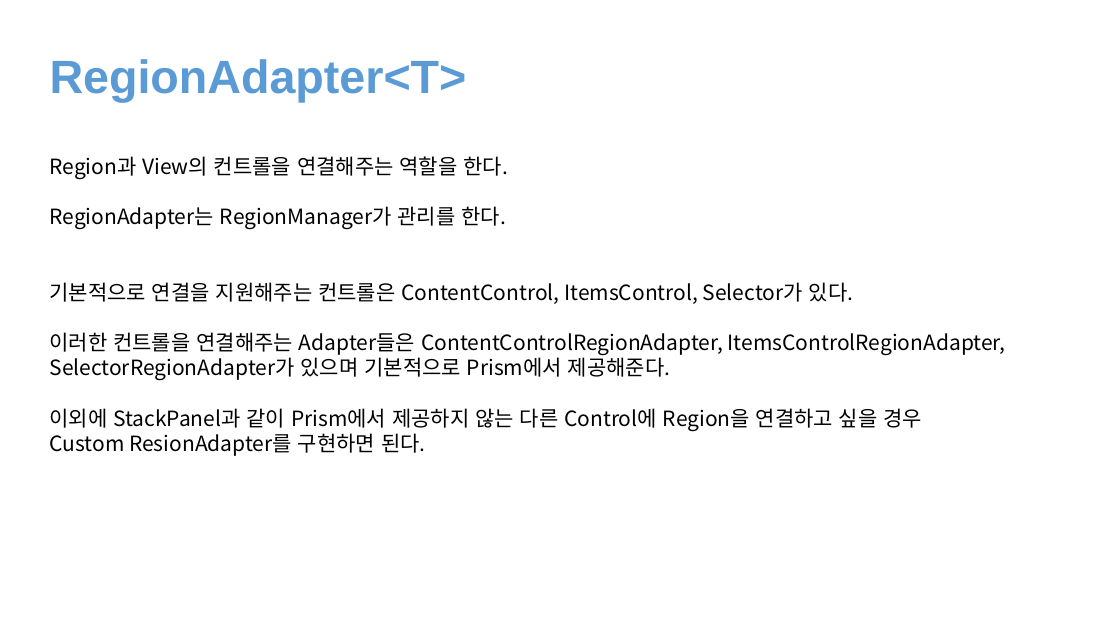
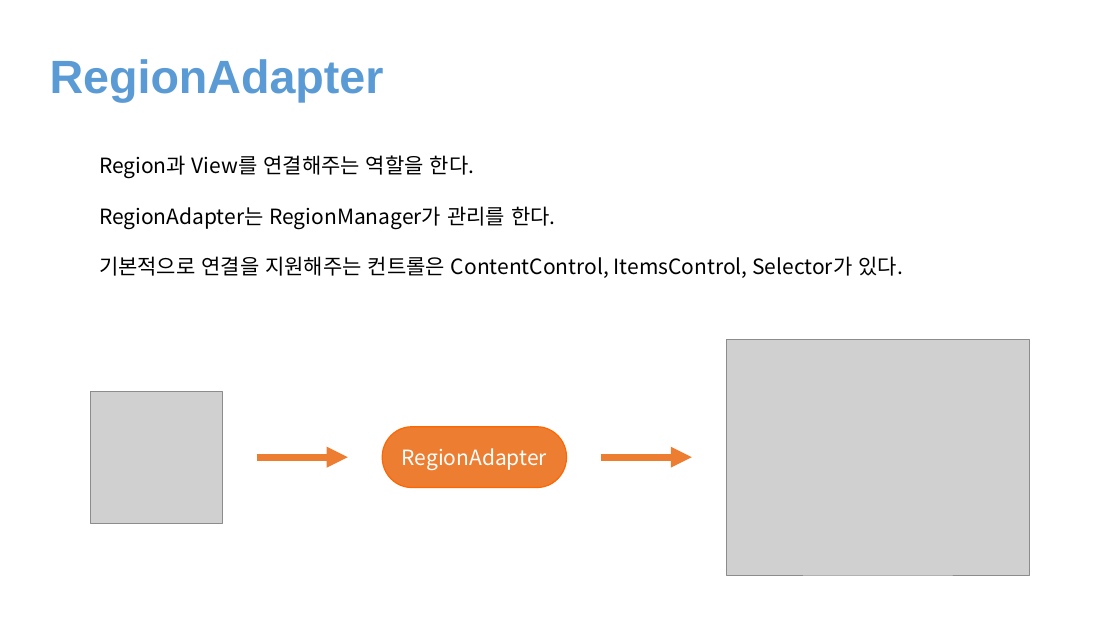
Before and after one commit to juniair/Summary-PPT, a slide deck: slide 9 of Prism.pptx (slide 1 before the commit). Drawn at 1120x630 pixels with LibreOffice and Linux fonts; fonts in the diff are those of the drawing; grey boxes stand for pictures. Boxes give left, top, right and bottom in pixels: in the first picture for what was removed or moved away, otherwise in the second. Text is boxed around its words. In the diff, an @@ line names an element or a change of style, - is before the commit and + after.

Commit message:
update

```diff
--- a/Prism.pptx
+++ b/Prism.pptx
@@ text at [50, 59, 384, 102]: text changed @@
-RegionAdapter<T>
+RegionAdapter
@@ text "Region과 View를 연결해주는 역할을 한다.": place and size @@
-text "Region과 View를 연결해주는 역할을 한다." at [50, 156, 1006, 456]
+text "Region과 View를 연결해주는 역할을 한다." at [99, 155, 902, 278]
@@ text at [99, 155, 475, 179]: text changed @@
-Region과 View의 컨트롤을 연결해주는 역할을 한다.
+Region과 View를 연결해주는 역할을 한다.
@@ text at [50, 332, 1006, 456]: paragraphs removed @@
-이러한 컨트롤을 연결해주는 Adapter들은 ContentControlRegionAdapter, ItemsControlRegionAdapter,
-SelectorRegionAdapter가 있으며 기본적으로 Prism에서 제공해준다.
-이외에 StackPanel과 같이 Prism에서 제공하지 않는 다른 Control에 Region을 연결하고 싶을 경우
-Custom ResionAdapter를 구현하면 된다.
@@ group added at [91, 339, 1030, 576]: 2 pictures, 2 arrows, 1 pill shape @@
+RegionAdapter
```
Also in this commit, not shown: 2 other slides changed, 10 slides added, 1 slide removed.
